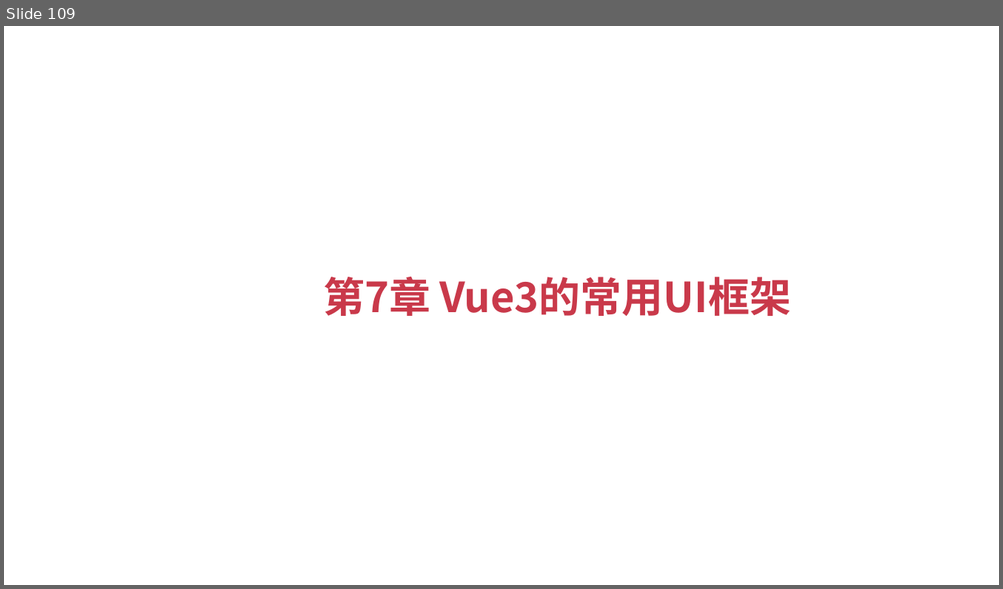
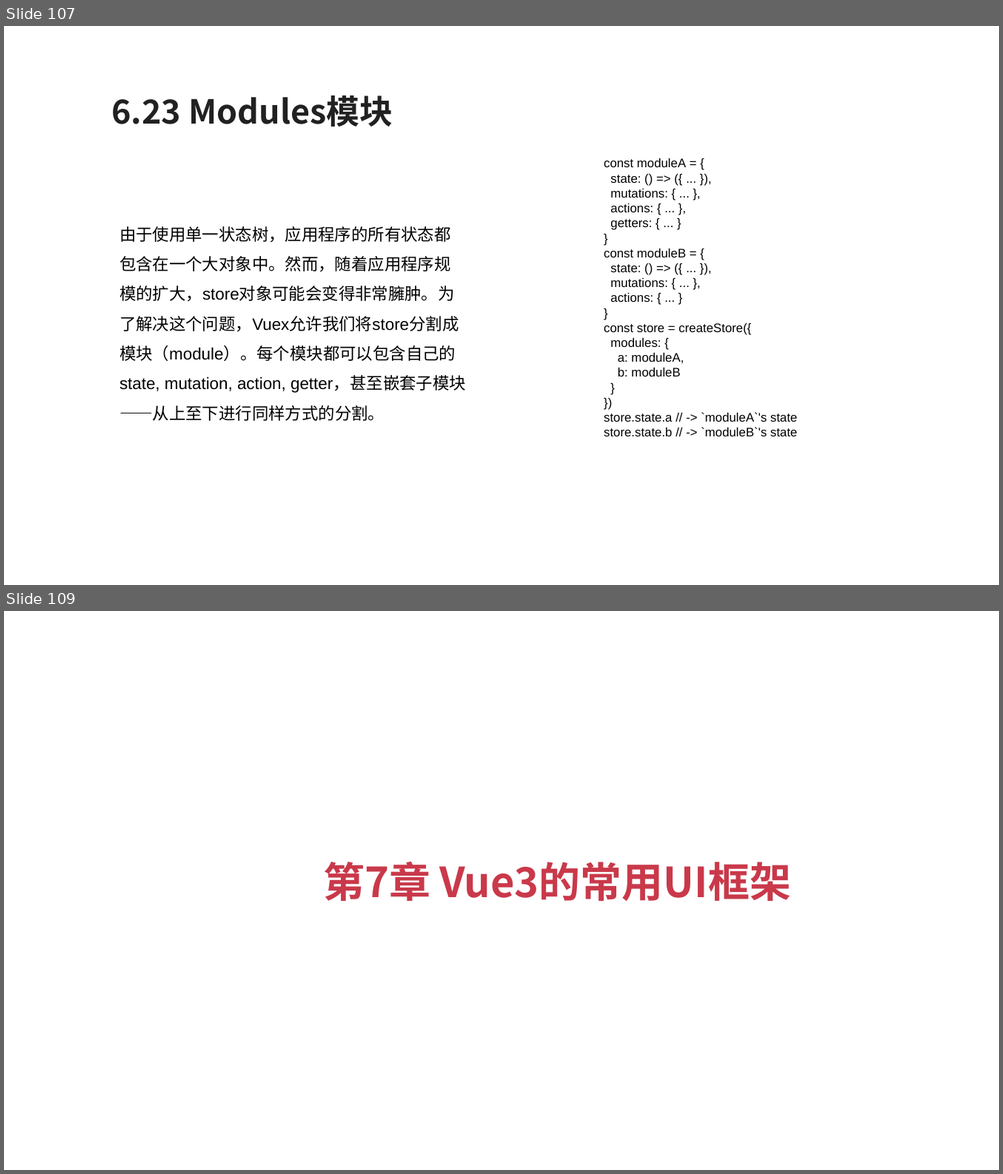
Before and after one commit to zouyujie/vue3_book_codes, a slide deck: Vue3+TypeScript开发指南.pptx. Shown one above the other, each under a label of ours: slide 109 before the commit, slides 107 and 109 after it; the slides between them are not shown. The pictures are 1003x589 and 1003x1174 pixels, drawn with LibreOffice and Linux fonts; fonts in the diff are those of the drawing. Boxes give left, top, right and bottom in pixels: in the first picture for what was removed or moved away, otherwise in the second. Text is boxed around its words. In the diff, an @@ line names an element or a change of style, - is before the commit and + after.

```diff
--- a/Vue3+TypeScript开发指南.pptx
+++ b/Vue3+TypeScript开发指南.pptx
@@ slide 107 added at bbox=[4, 26, 999, 585], background #FFFFFF @@
@@ text added at bbox=[112, 96, 392, 127], 24 pt, text #212121, bold @@
+6.23 Modules模块
@@ text added at bbox=[603, 158, 797, 437], 9 pt, text #000000 @@
+const moduleA = {
+state: () => ({ ... }),
+mutations: { ... },
+actions: { ... },
+getters: { ... }
+}
+const moduleB = {
+state: () => ({ ... }),
+mutations: { ... },
+actions: { ... }
+}
+const store = createStore({
+modules: {
+a: moduleA,
+b: moduleB
+}
+})
+store.state.a // -> `moduleA`'s state
+store.state.b // -> `moduleB`'s state
@@ text added at bbox=[119, 227, 466, 421], 12 pt, text #000000 @@
+由于使用单一状态树，应用程序的所有状态都包含在一个大对象中。然而，随着应用程序规模的扩大，store对象可能会变得非常臃肿。为了解决这个问题，Vuex允许我们将store分割成模块（module）。每个模块都可以包含自己的state, mutation, action, getter，甚至嵌套子模块——从上至下进行同样方式的分割。
```
Also in this commit, not shown: 3 slides changed, 49 other slides added, 49 slides removed.
